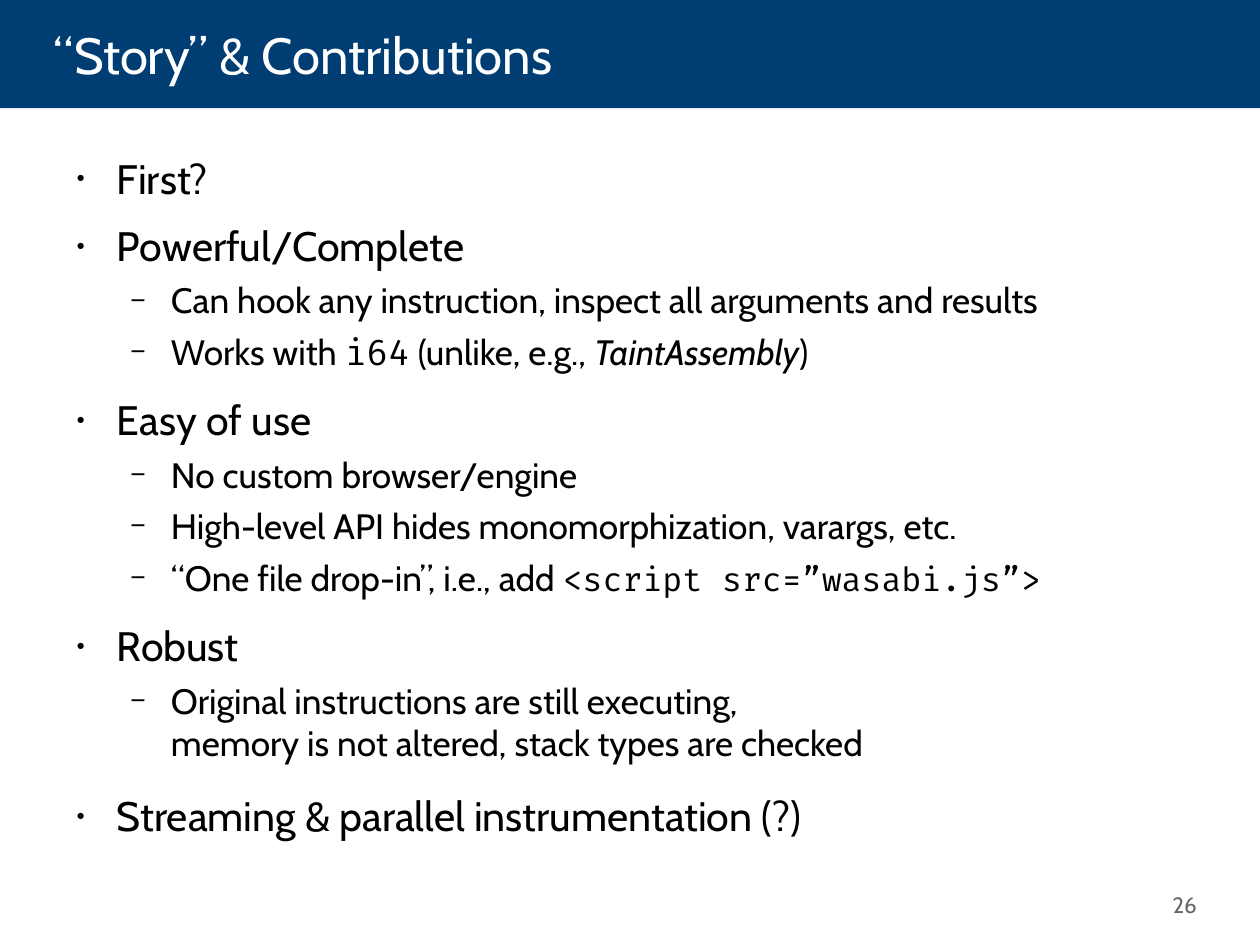
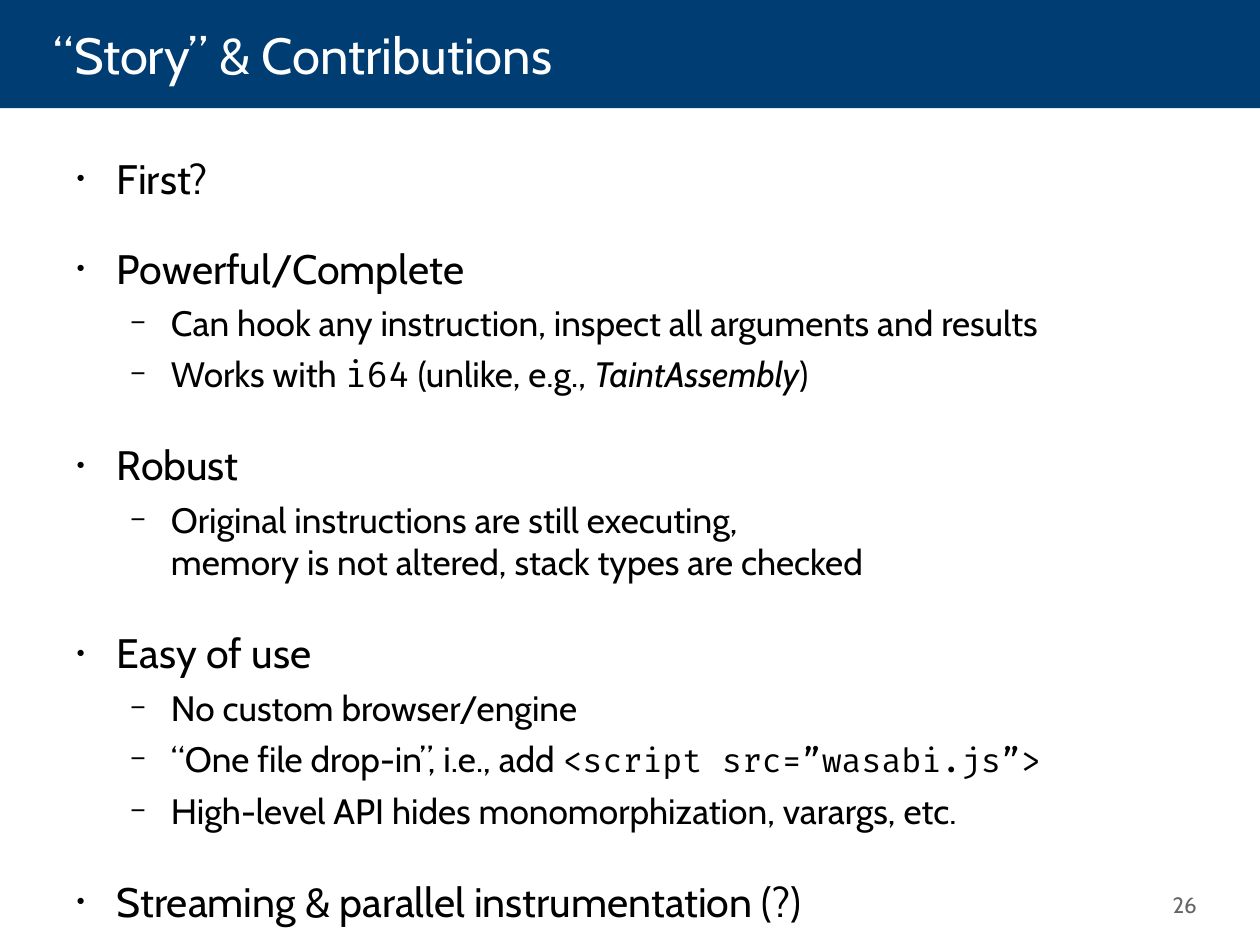
Before and after one commit to danleh/wasabi, a slide deck: slide 26 of 2018-04-11 Presentation/own-work.odp. Drawn at 1260x945 pixels with LibreOffice and Linux fonts; fonts in the diff are those of the drawing. Boxes give left, top, right and bottom in pixels: in the first picture for what was removed or moved away, otherwise in the second. Text is boxed around its words. In the diff, an @@ line names an element or a change of style, - is before the commit and + after.

```diff
--- a/2018-04-11 Presentation/own-work.odp
+++ b/2018-04-11 Presentation/own-work.odp
@@ text at bbox=[117, 253, 464, 678]: more space between paragraphs @@
@@ text at bbox=[117, 449, 863, 584]: paragraphs added @@
+● Robust
+  − Original instructions are still executing,
+    memory is not altered, stack types are checked
@@ text at bbox=[117, 564, 1041, 765]: paragraphs removed @@
-  − “One file drop-in”, i.e., add <script src=”wasabi.js”>
-● Robust
-  − Original instructions are still executing,
-    memory is not altered, stack types are checked
@@ text at bbox=[171, 745, 1041, 781]: paragraph added @@
+  − “One file drop-in”, i.e., add <script src=”wasabi.js”>
```
Also in this commit, not shown: 2 other slides changed.
